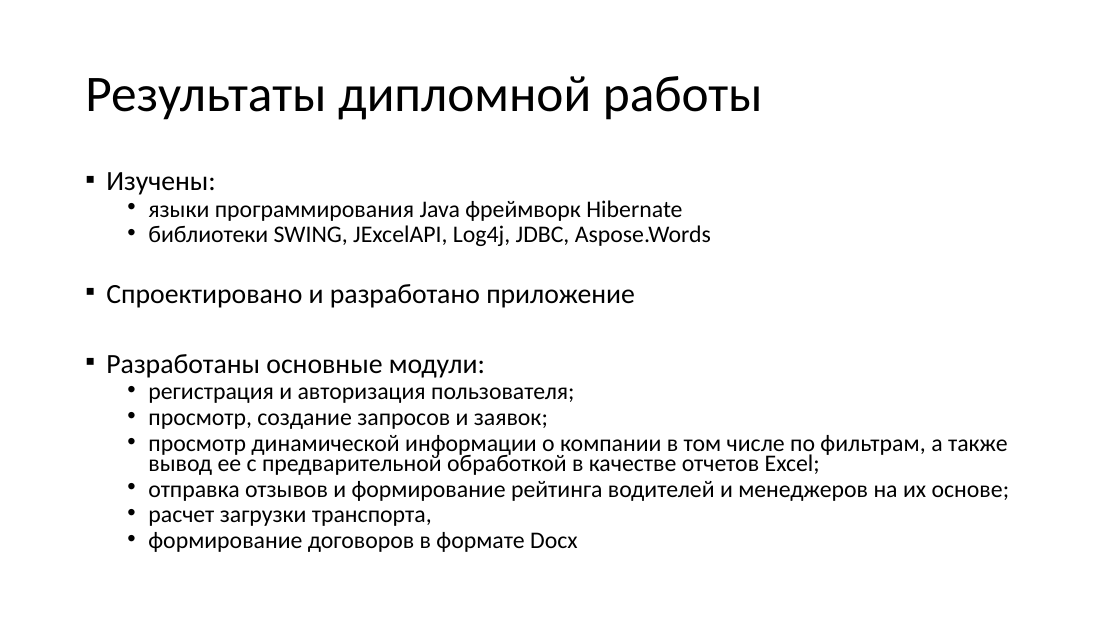
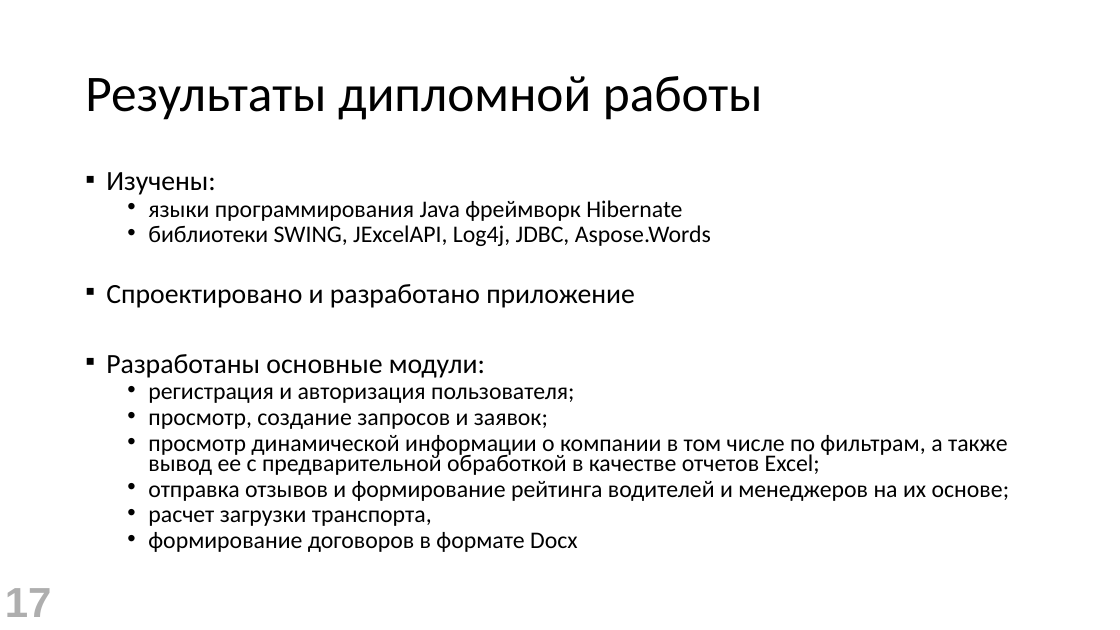
Before and after one commit to gromov-nikita/diplomHUB, a slide deck: slide 17 of diplom v2.0/doc/Презентация.pptx (slide 18 before the commit). Drawn at 1120x630 pixels with LibreOffice and Linux fonts; fonts in the diff are those of the drawing. Boxes give left, top, right and bottom in pixels: in the first picture for what was removed or moved away, otherwise in the second. Text is boxed around its words. In the diff, an @@ line names an element or a change of style, - is before the commit and + after.

```diff
--- a/diplom v2.0/doc/Презентация.pptx
+++ b/diplom v2.0/doc/Презентация.pptx
@@ page number added at <box>5,588,52,617</box>, 36 pt, text #AEAEAE, bold @@
+17
```
Also in this commit, not shown: 16 other slides changed, 1 slide removed, 9 other files.
